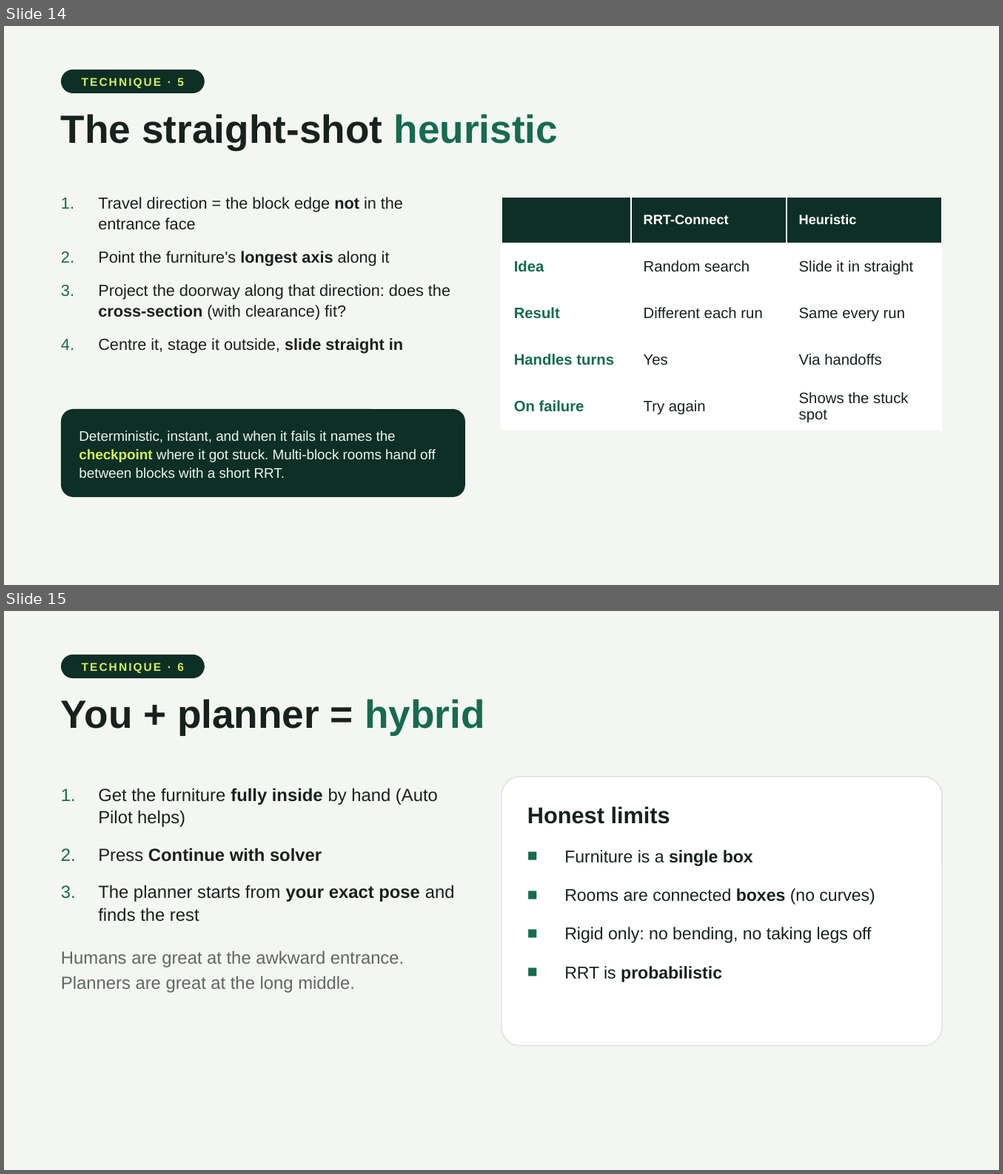
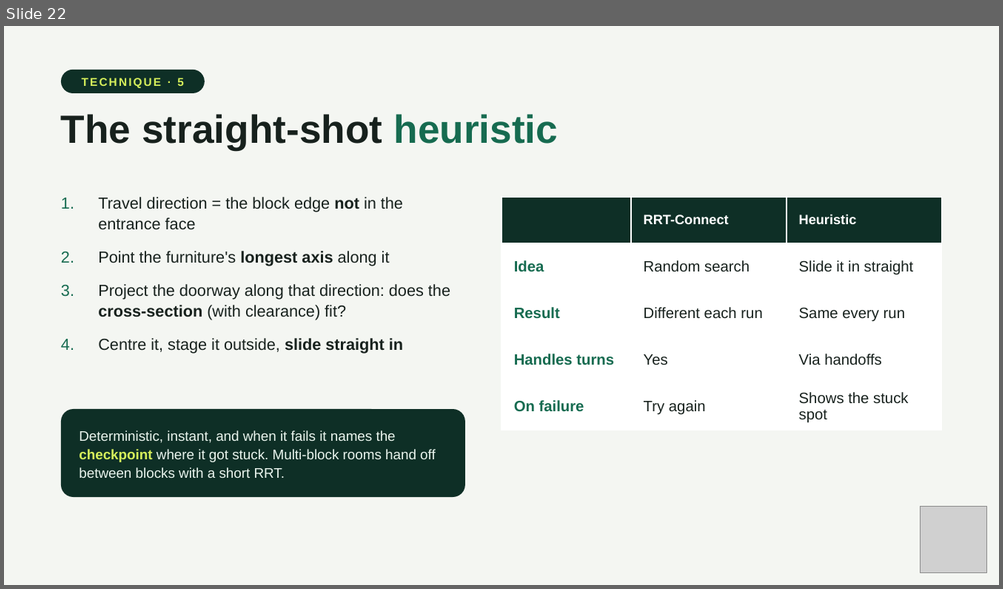
Before and after one commit to volcano1998/FurnitureSim_3D, a slide deck: slides/CanItFit.pptx. Shown one above the other, each under a label of ours: slides 14 and 15 before the commit, slide 22 after it. The pictures are 1003x1174 and 1003x589 pixels, drawn with LibreOffice and Linux fonts; fonts in the diff are those of the drawing; grey boxes stand for pictures. Boxes give left, top, right and bottom in pixels: in the first picture for what was removed or moved away, otherwise in the second. Text is boxed around its words. In the diff, an @@ line names an element or a change of style, - is before the commit and + after.

Commit message:
Manual mode starts outside, roll sampling default, remove heuristic, new slides

```diff
--- a/slides/CanItFit.pptx
+++ b/slides/CanItFit.pptx
@@ slide 15 removed at (4,611,999,1170), background #F4F6F2 @@
@@ rounded rectangle removed at (61,654,204,678) @@
-TECHNIQUE · 6
@@ text removed at (61,699,484,735) @@
-You + planner = hybrid
@@ text removed at (98,788,455,922) @@
-1. Get the furniture fully inside by hand (Auto Pilot helps)
-2. Press Continue with solver
-3. The planner starts from your exact pose and finds the rest
@@ rounded rectangle removed at (502,777,942,1046) @@
@@ text removed at (527,806,670,824) @@
-Honest limits
@@ text removed at (564,850,874,982) @@
-■ Furniture is a single box
-■ Rooms are connected boxes (no curves)
-■ Rigid only: no bending, no taking legs off
-■ RRT is probabilistic
@@ text removed at (61,951,404,993) @@
-Humans are great at the awkward entrance. Planners are great at the long middle.
@@ what was slide 14 is now slide 22 @@
@@ slide 22 changed as well @@
@@ picture added at (920,506,987,573) @@
```
Also in this commit, not shown: 12 other slides changed, 11 slides added, 3 other slides removed, 16 other files.
